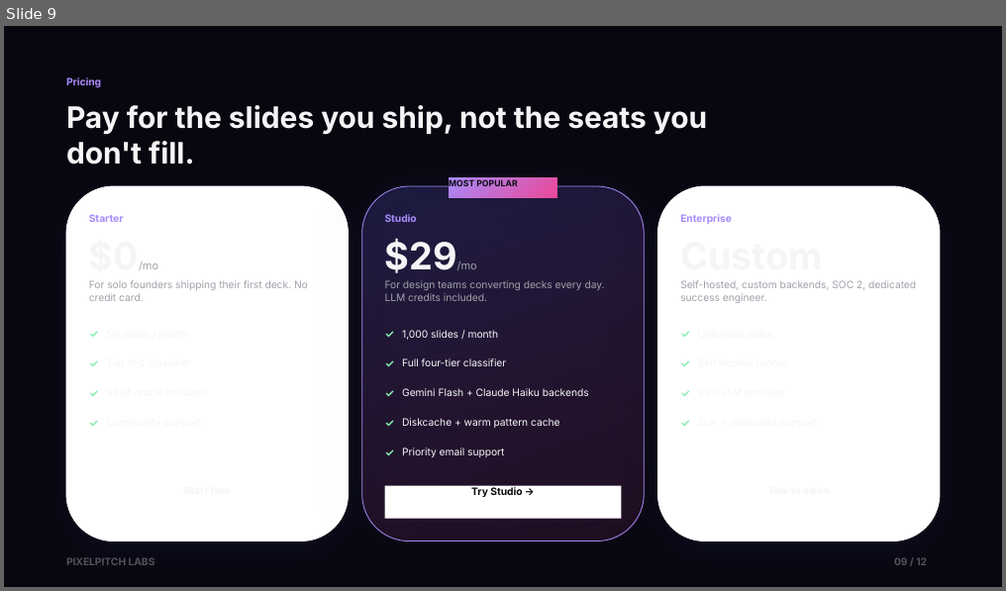
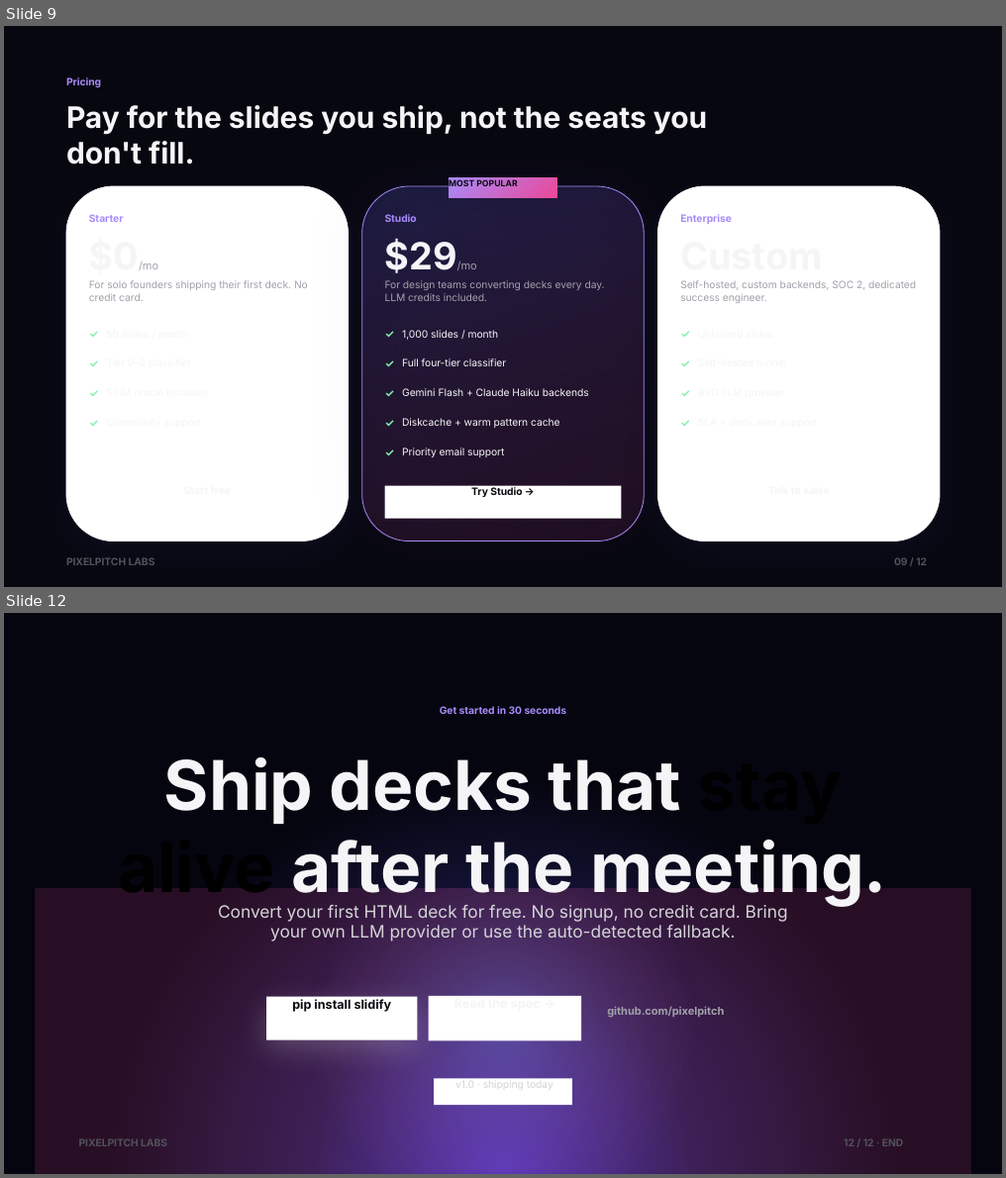
Before and after one commit to vamsiramakrishnan/pixelpitch, a slide deck: examples/sophisticated/deck.pptx. Shown one above the other, each under a label of ours: slide 9 before the commit, slides 9 and 12 after it; the slides between them are not shown. The pictures are 1006x591 and 1006x1178 pixels, drawn with LibreOffice and Linux fonts; fonts in the diff are those of the drawing. Boxes give left, top, right and bottom in pixels: in the first picture for what was removed or moved away, otherwise in the second. Text is boxed around its words. In the diff, an @@ line names an element or a change of style, - is before the commit and + after.

```diff
--- a/examples/sophisticated/deck.pptx
+++ b/examples/sophisticated/deck.pptx
@@ slide 12 added at box(4, 613, 1002, 1174), background #FFFFFF @@
@@ rectangle added at box(4, 613, 1002, 1174), fill gradient #4338CA to #1E1B4B to #050510 @@
@@ text added at box(440, 706, 567, 714), 9.8 pt, text #A78BFA, bold @@
+Get started in 30 seconds
@@ text added at box(118, 758, 887, 907), 66 pt, text #F5F5F7, bold @@
+Ship decks that stay alive after the meeting.
@@ rectangle added at box(36, 888, 971, 1174), fill gradient #A78BFA to #EC4899 @@
@@ text added at box(218, 905, 788, 942), 16.5 pt, text #D4D4D8 @@
+Convert your first HTML deck for free. No signup, no credit card. Bring your own LLM provider or use the auto-detected fallback.
@@ rectangle added at box(266, 997, 417, 1041), fill #FFFFFF, 12 pt, text #0A0A0F, bold @@
+pip install slidify
@@ rectangle added at box(429, 996, 581, 1042), fill #FFFFFF @@
@@ text added at box(607, 1006, 724, 1017), 10.5 pt, text #A1A1AA, bold @@
+github.com/pixelpitch
@@ rectangle added at box(434, 1078, 572, 1105), fill #FFFFFF, 9.8 pt, text #D4D4D8 @@
+v1.0 · shipping today
@@ text added at box(79, 1140, 167, 1147), 9.8 pt, text #52525B, bold @@
+PIXELPITCH LABS
@@ text added at box(844, 1140, 903, 1147), 9.8 pt, text #52525B, bold @@
+12 / 12 · END
```
Also in this commit, not shown: 2 other slides added, 2 other files.
